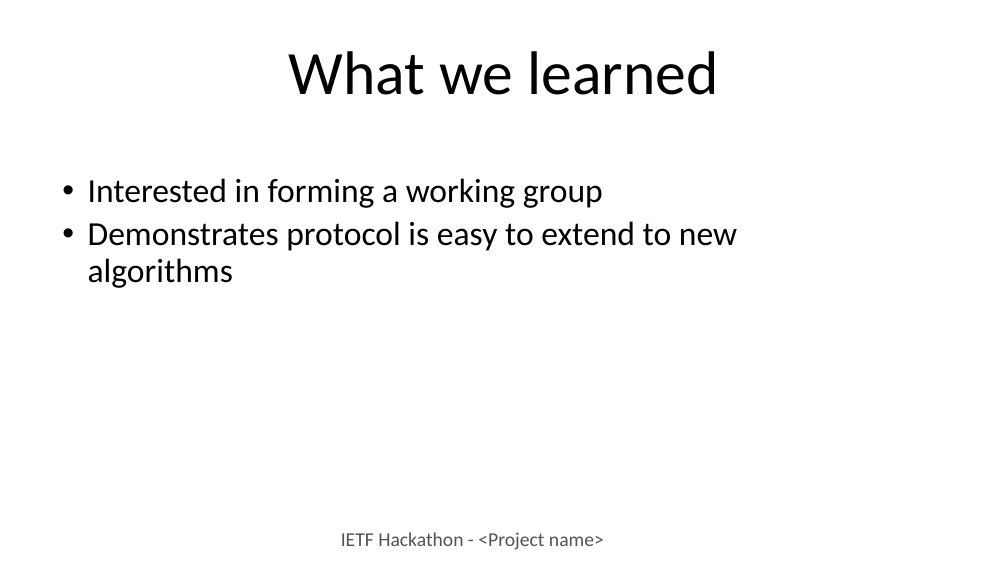
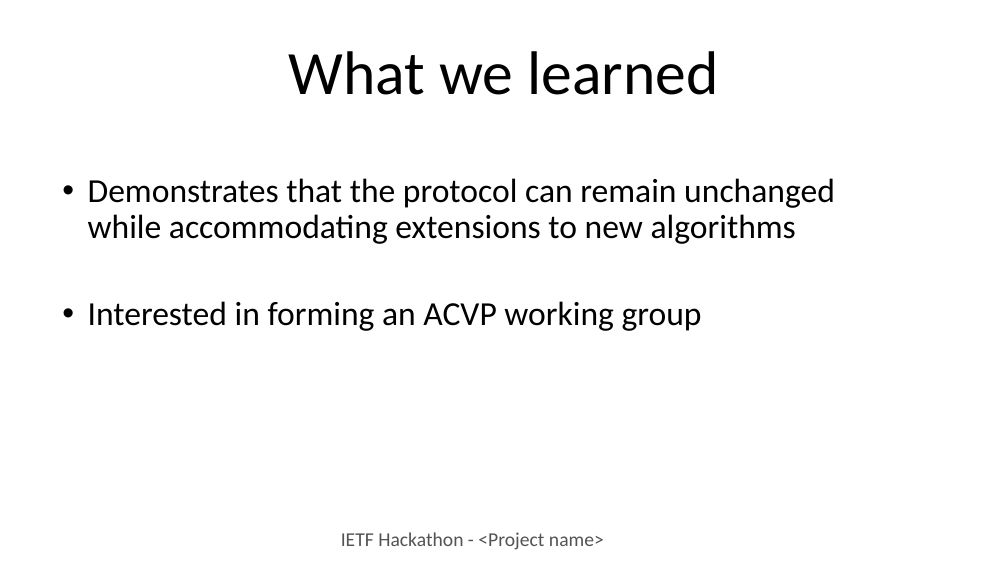
Before and after one commit to IETF-Hackathon/ietf104-project-presentations, a slide deck: slide 5 of acvp-hackathon104.pptx. Drawn at 1008x567 pixels with LibreOffice and Linux fonts; fonts in the diff are those of the drawing. Boxes give left, top, right and bottom in pixels: in the first picture for what was removed or moved away, otherwise in the second. Text is boxed around its words. In the diff, an @@ line names an element or a change of style, - is before the commit and + after.

Commit message:
Updates ACVP slides

```diff
--- a/acvp-hackathon104.pptx
+++ b/acvp-hackathon104.pptx
@@ text at box(88, 178, 835, 331): text changed @@
-• Interested in forming a working group
-  • Demonstrates protocol is easy to extend to new algorithms
+  • Demonstrates that the protocol can remain unchanged while accommodating extensions to new algorithms
+  • Interested in forming an ACVP working group
```
Also in this commit, not shown: 4 other slides changed.
